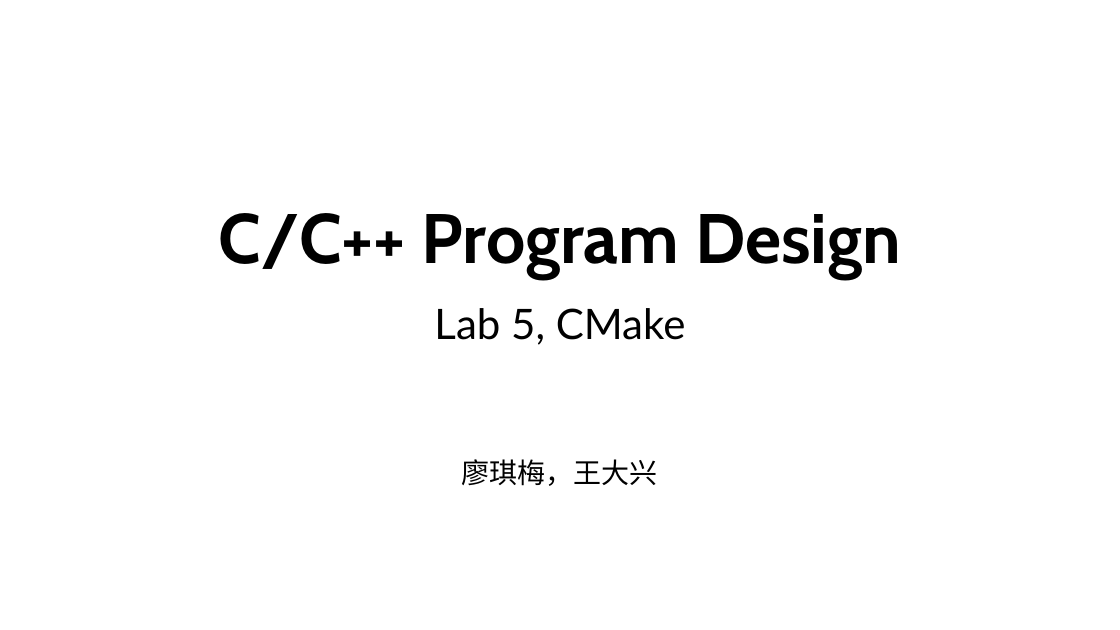
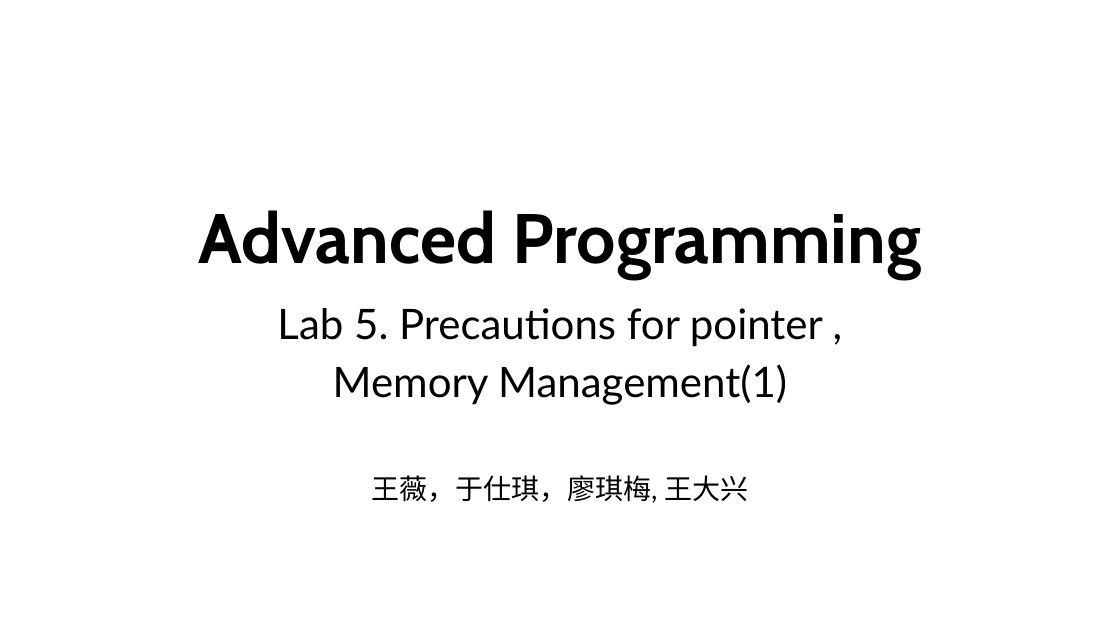
Before and after one commit to ShiqiYu/CPP, a slide deck: slide 1 of week05/Lab05.pptx. Drawn at 1120x630 pixels with LibreOffice and Linux fonts; fonts in the diff are those of the drawing; background and template pictures are left out. Boxes give left, top, right and bottom in pixels: in the first picture for what was removed or moved away, otherwise in the second. Text is boxed around its words. In the diff, an @@ line names an element or a change of style, - is before the commit and + after.

```diff
--- a/week05/Lab05.pptx
+++ b/week05/Lab05.pptx
@@ title at bbox=[199, 210, 921, 279]: text changed @@
-C/C++ Program Design
+Advanced Programming
@@ subtitle at bbox=[277, 308, 823, 503]: text changed @@
-Lab 5, CMake
-廖琪梅，王大兴
+Lab 5. Precautions for pointer ,
+Memory Management(1)
+王薇，于仕琪，廖琪梅, 王大兴
```
Also in this commit, not shown: 16 slides added, 14 slides removed, 3 other files.
